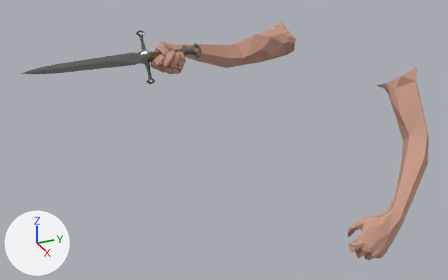
An edit to the Blender file Soulslike/res/item/dagger/dagger.blend, drawn before and after from the same camera.
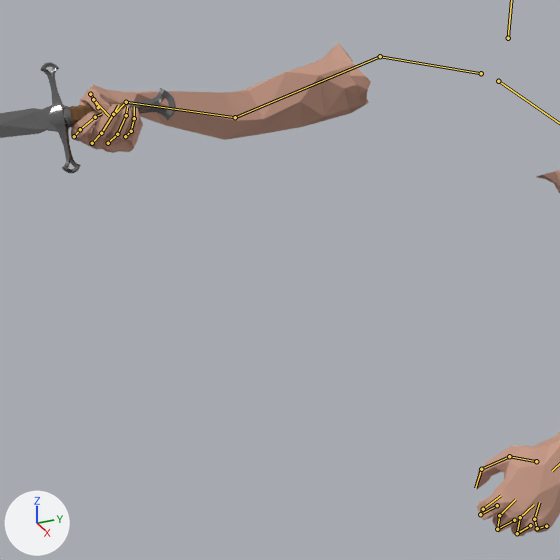
There are two pictures of each version: one whole from a 50 mm camera at (1.579, -1.187, 0.462) aimed at (0.137, -0.538, -0.259), one close up on the part from 26% to 87% of the width and 0% to 97% of the height. Lighting does not change. The marker at lower left points along +X, +Y and +Z. Both versions are drawn at frame 10 of the action 'attack1'; the numbers are the values there. The bones that bend it are drawn over the model as lines in the close-ups.

In view in the first close-up: 'Cylinder.002', 'Viewmodel'.
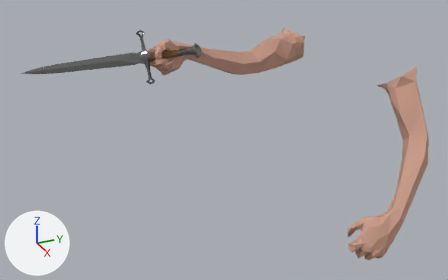
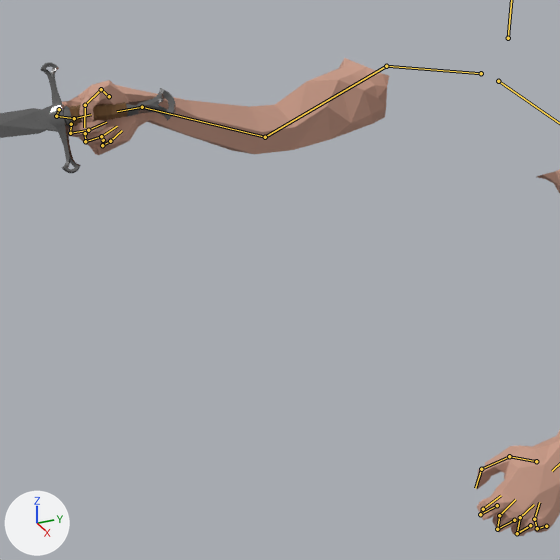
What the commit changed:
Bone 'upperarm_r' (bone_upperarm_r) turns from (0, 0, 0) to (28, -2, 25) degrees about its own x, y and z.
Bone 'hand_ik_r' (bone_hand_ik_r) moves from (0.107, -0.02, 0.322) to (0.112, -0.022, 0.356).
Bone 'hand_ik_r' (bone_hand_ik_r) turns from (85, 79, -6) to (-45, 41, -132) degrees about its own x, y and z.

Changed parts and their boxes [x1, y1, x2, y2] in the close-ups (560 x 560 px):
'Viewmodel', posed: before [71, 43, 560, 536]; after [62, 58, 560, 536]
bone 'upperarm_r', root to tip: before (380, 56) to (235, 117); after (386, 66) to (265, 137)
